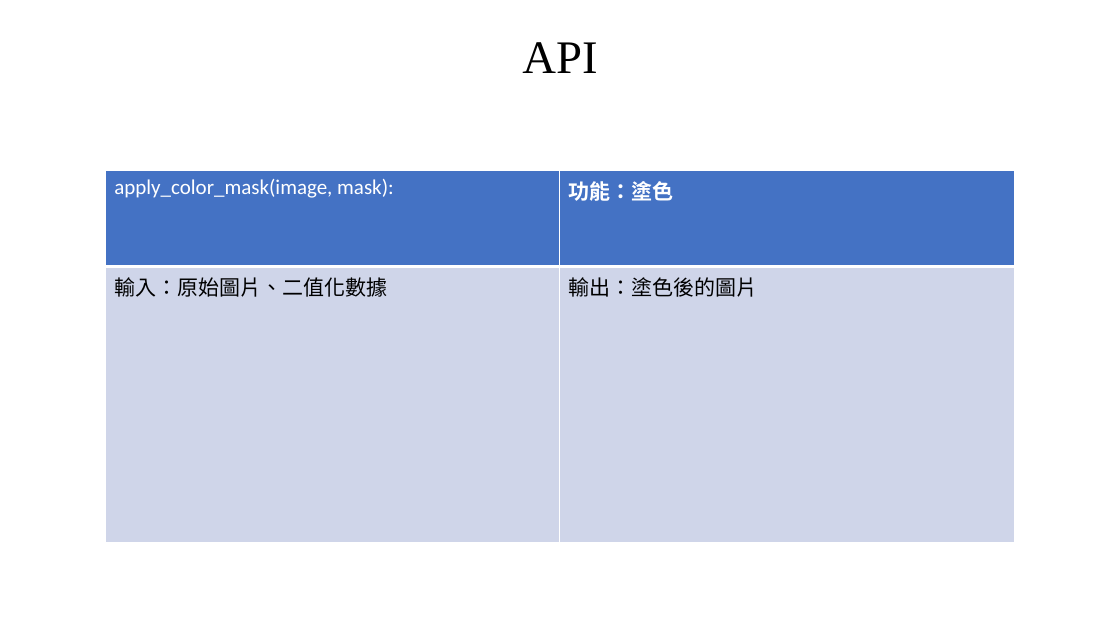
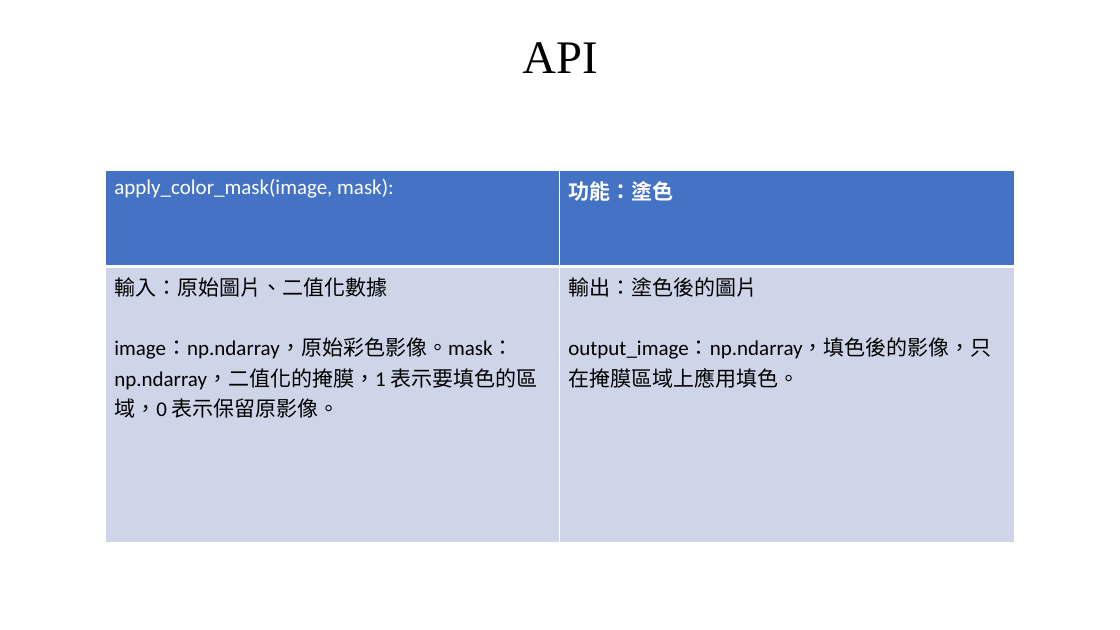
Before and after one commit to a147852z/embedded_image, a slide deck: slide 10 of 嵌入式影像處理.pptx. Drawn at 1120x630 pixels with LibreOffice and Linux fonts; fonts in the diff are those of the drawing. Boxes give left, top, right and bottom in pixels: in the first picture for what was removed or moved away, otherwise in the second. Text is boxed around its words. In the diff, an @@ line names an element or a change of style, - is before the commit and + after.

```diff
--- a/嵌入式影像處理.pptx
+++ b/嵌入式影像處理.pptx
@@ table at (106, 171, 1015, 543) @@
-row 2, column 1: 輸入：原始圖片、二值化數據
+row 2, column 1: 輸入：原始圖片、二值化數據 / image：np.ndarray，原始彩色影像。mask：np.ndarray，二值化的掩膜，1 表示要填色的區域，0 表示保留原影像。
-row 2, column 2: 輸出：塗色後的圖片
+row 2, column 2: 輸出：塗色後的圖片 / output_image：np.ndarray，填色後的影像，只在掩膜區域上應用填色。
```
Also in this commit, not shown: 9 other slides changed.
